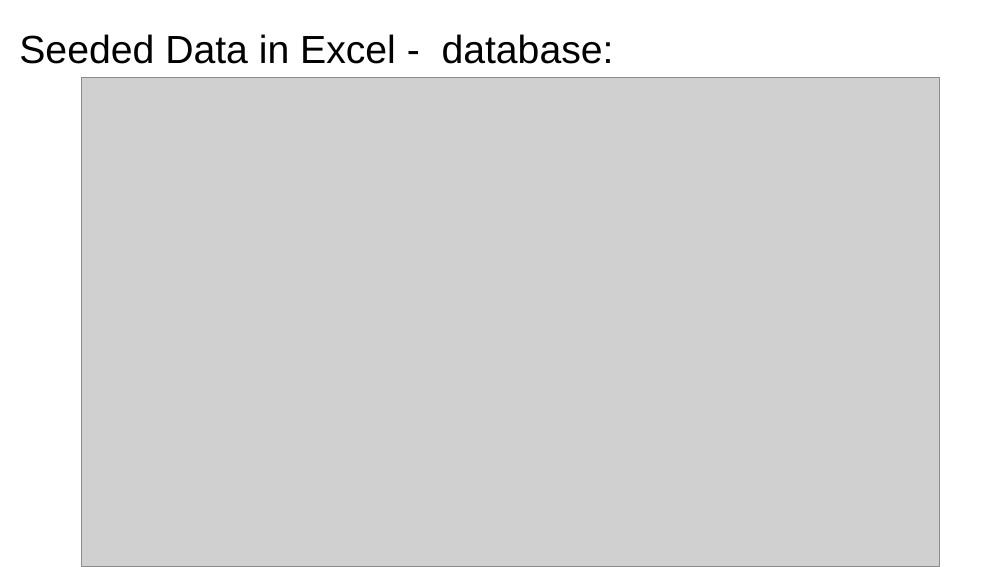
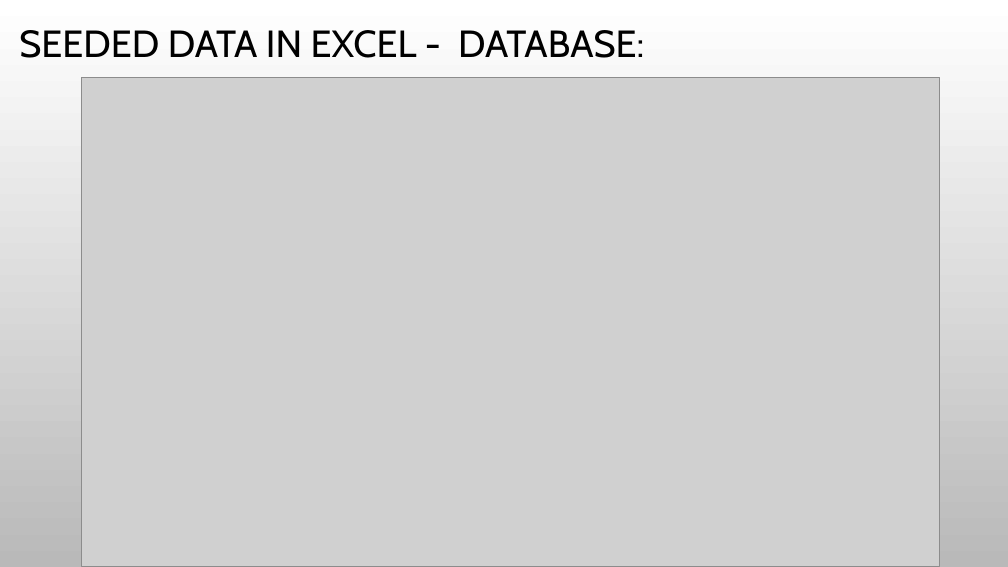
Before and after one commit to annie0sc/gdp_group4, a slide deck: slide 11 of GDP.pptx. Drawn at 1008x567 pixels with LibreOffice and Linux fonts; fonts in the diff are those of the drawing; grey boxes stand for pictures; background and template pictures are left out. Boxes give left, top, right and bottom in pixels: in the first picture for what was removed or moved away, otherwise in the second. Text is boxed around its words. In the diff, an @@ line names an element or a change of style, - is before the commit and + after.

```diff
--- a/GDP.pptx
+++ b/GDP.pptx
@@ background #FFFFFF to picture (left out) @@
@@ title at [19, 30, 644, 58]: text changed; size 28 to 27 pt; font Arial to Cabin @@
-Seeded Data in Excel - database:
+SEEDED DATA IN EXCEL - DATABASE:
```
Also in this commit, not shown: 10 other slides changed, 3 slides added, 3 slides removed.
